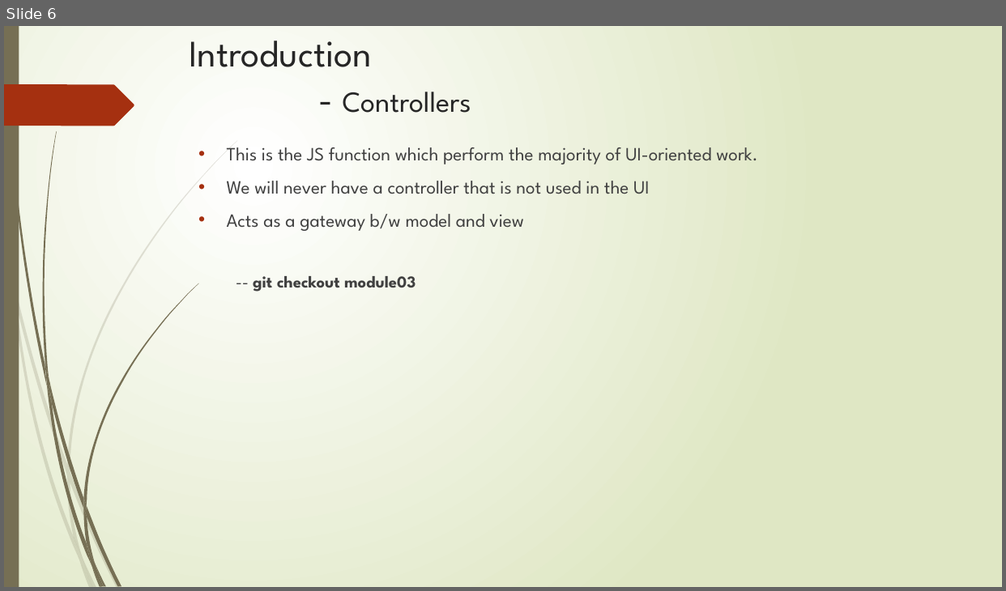
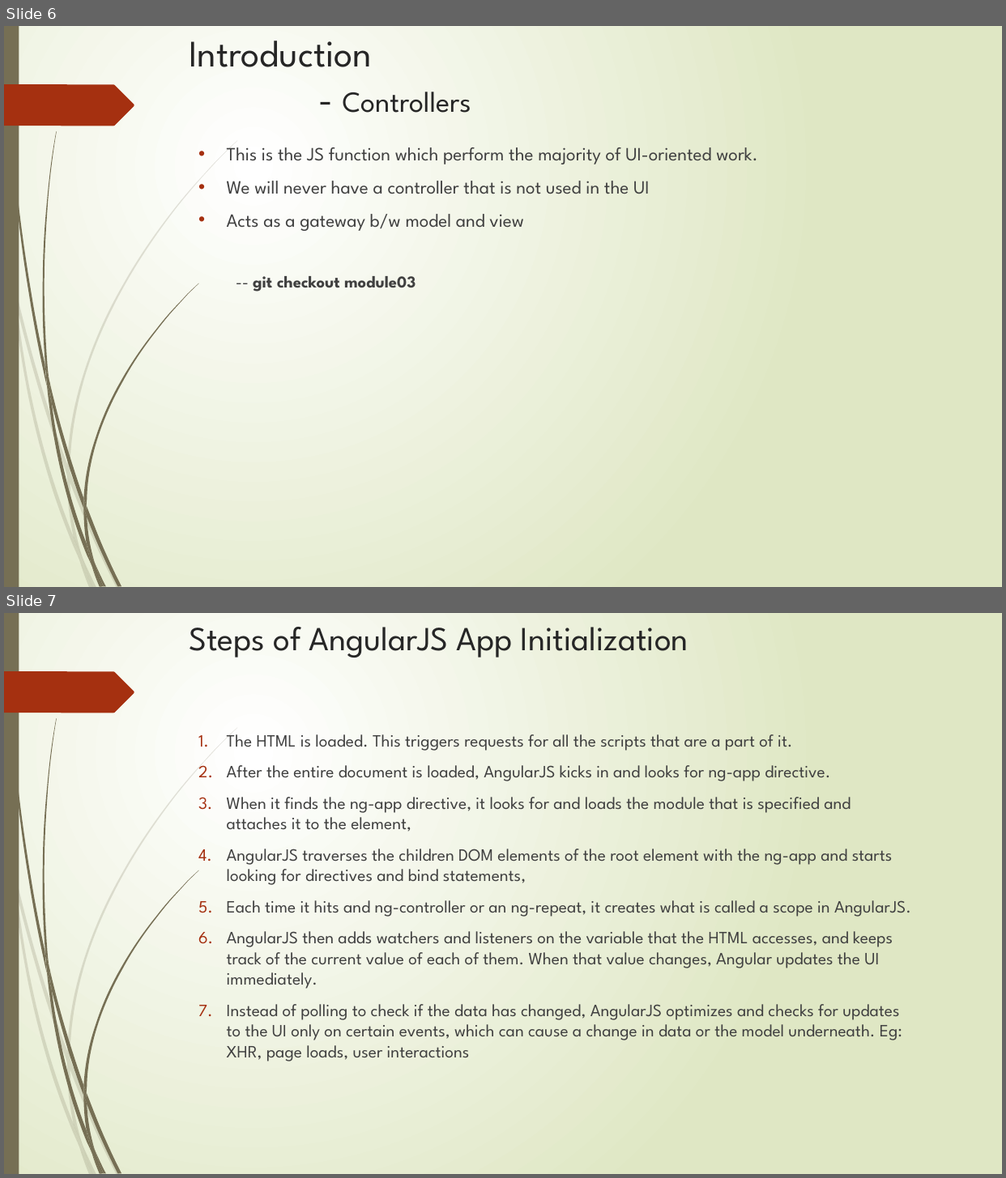
Before and after one commit to rahulmeghlan/angularjsTraining, a slide deck: AngularJS.pptx. Shown one above the other, each under a label of ours: slide 6 before the commit, slides 6 and 7 after it. The pictures are 1006x591 and 1006x1178 pixels, drawn with LibreOffice and Linux fonts; fonts in the diff are those of the drawing. Boxes give left, top, right and bottom in pixels: in the first picture for what was removed or moved away, otherwise in the second. Text is boxed around its words. In the diff, an @@ line names an element or a change of style, - is before the commit and + after.

Commit message:
added angularjs workflow steps

```diff
--- a/AngularJS.pptx
+++ b/AngularJS.pptx
@@ slide 7 added at box(4, 613, 1002, 1174), background gradient #FFFFFF to #DFE8C4; not listed: 24 template elements that a slide beside it also shows @@
@@ title added at box(189, 627, 688, 658), 32.4 pt, text #262626 @@
+Steps of AngularJS App Initialization
@@ text added at box(227, 735, 911, 1062), 16.6 pt, text #404040 @@
+1. The HTML is loaded. This triggers requests for all the scripts that are a part of it.
+2. After the entire document is loaded, AngularJS kicks in and looks for ng-app directive.
+3. When it finds the ng-app directive, it looks for and loads the module that is specified and attaches it to the element,
+4. AngularJS traverses the children DOM elements of the root element with the ng-app and starts looking for directives and bind statements,
+5. Each time it hits and ng-controller or an ng-repeat, it creates what is called a scope in AngularJS.
+6. AngularJS then adds watchers and listeners on the variable that the HTML accesses, and keeps track of the current value of each of them. When that value changes, Angular updates the UI immediately.
+7. Instead of polling to check if the data has changed, AngularJS optimizes and checks for updates to the UI only on certain events, which can cause a change in data or the model underneath. Eg: XHR, page loads, user interactions
```
